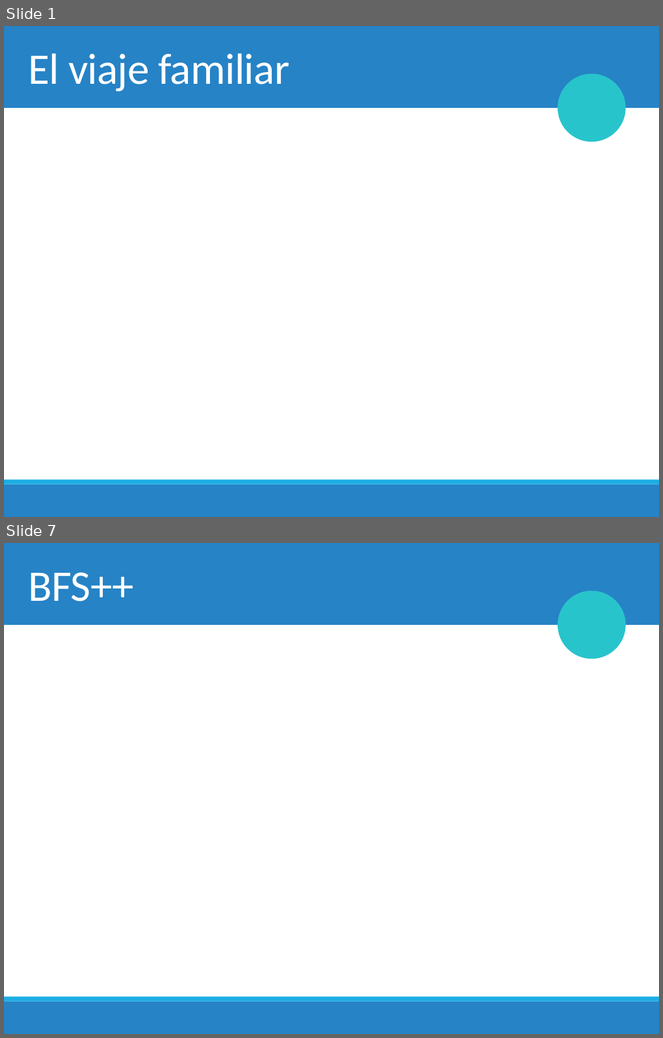
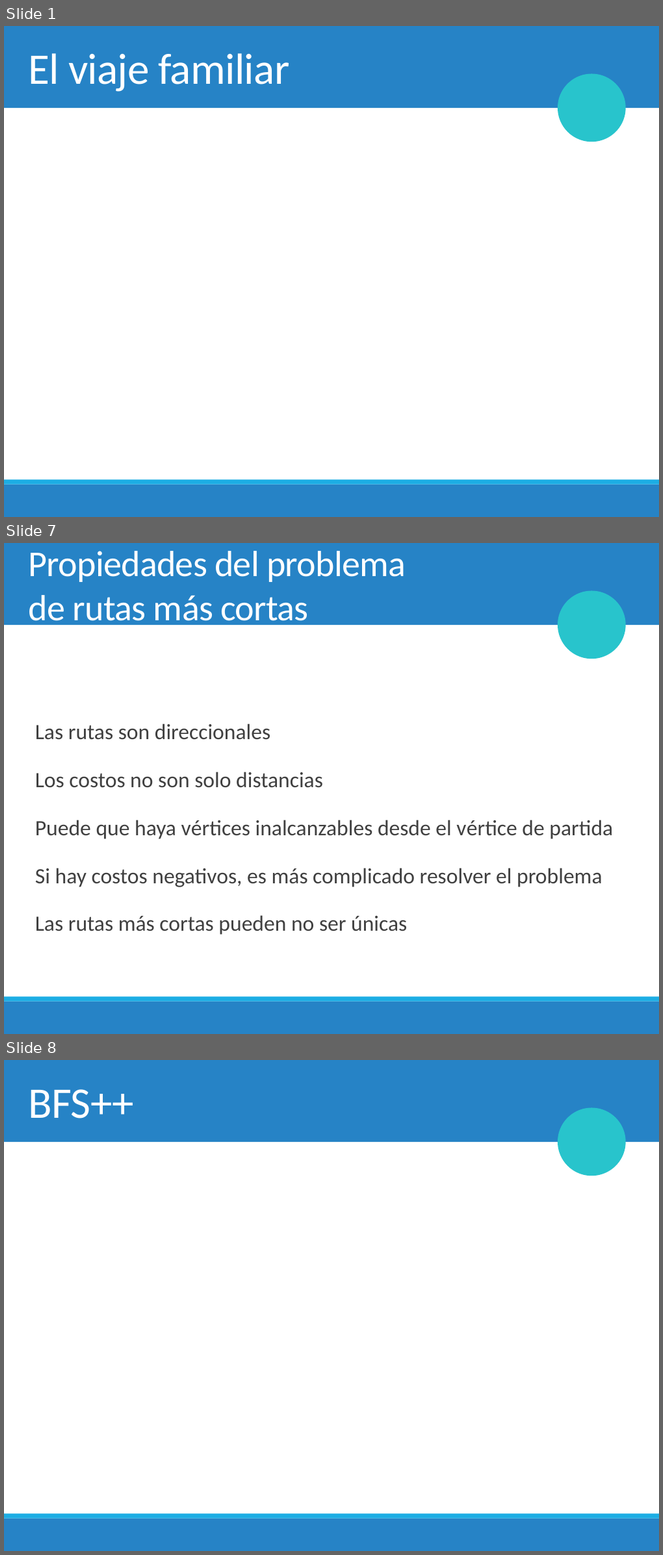
Before and after one commit to fvandeputte/2018-1, a slide deck: Clases/5. Algoritmos de Grafos/6. Dijkstra.pptx. Shown one above the other, each under a label of ours: slides 1 and 7 before the commit, slides 1, 7 and 8 after it; the slides between them are not shown. The pictures are 663x1038 and 663x1555 pixels, drawn with LibreOffice and Linux fonts; fonts in the diff are those of the drawing; grey boxes stand for pictures; background and template pictures are left out. Boxes give left, top, right and bottom in pixels: in the first picture for what was removed or moved away, otherwise in the second. Text is boxed around its words. In the diff, an @@ line names an element or a change of style, - is before the commit and + after.

```diff
--- a/Clases/5. Algoritmos de Grafos/6. Dijkstra.pptx
+++ b/Clases/5. Algoritmos de Grafos/6. Dijkstra.pptx
@@ slide 7 added at bbox=[4, 543, 659, 1034], background #FFFFFF; not listed: 4 template elements that a slide beside it also shows @@
@@ title added at bbox=[29, 551, 406, 629], 40 pt, text #FFFFFF @@
+Propiedades del problema
+de rutas más cortas
@@ text added at bbox=[35, 724, 613, 935], 24 pt, text #404040 @@
+  Las rutas son direccionales
+  Los costos no son solo distancias
+  Puede que haya vértices inalcanzables desde el vértice de partida
+  Si hay costos negativos, es más complicado resolver el problema
+  Las rutas más cortas pueden no ser únicas
@@ what was slide 7 is now slide 8 @@
```
Also in this commit, not shown: 7 slides changed, 1 other slide added, 3 other files.
